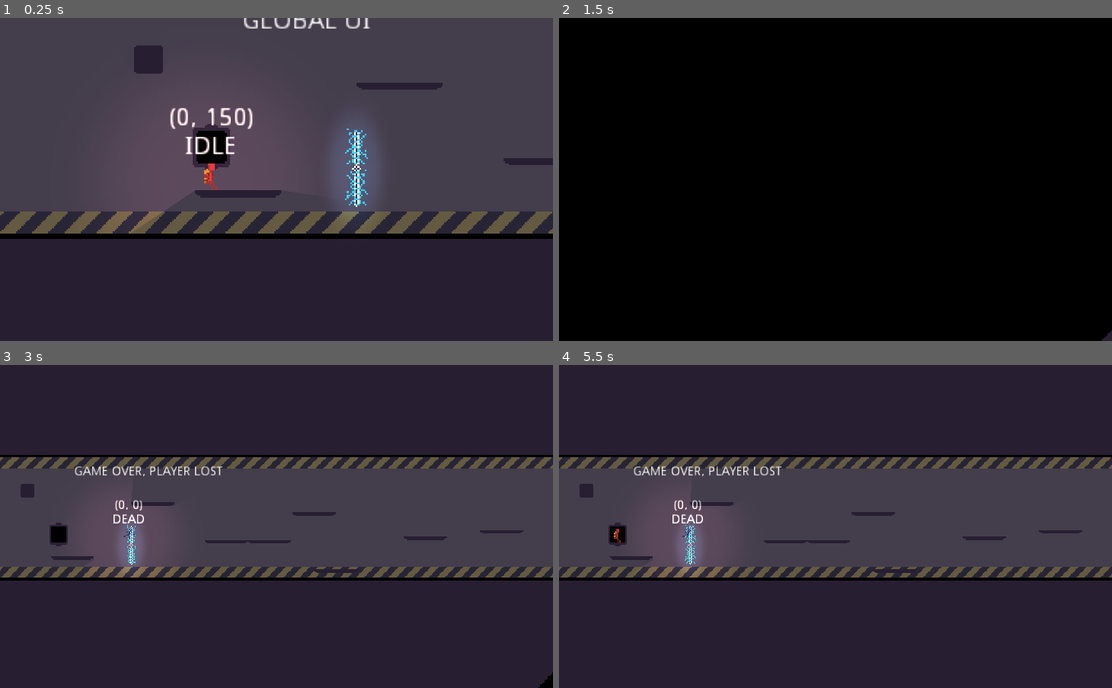
Above: before the commit, frames 1-4 (two rows, left to right).
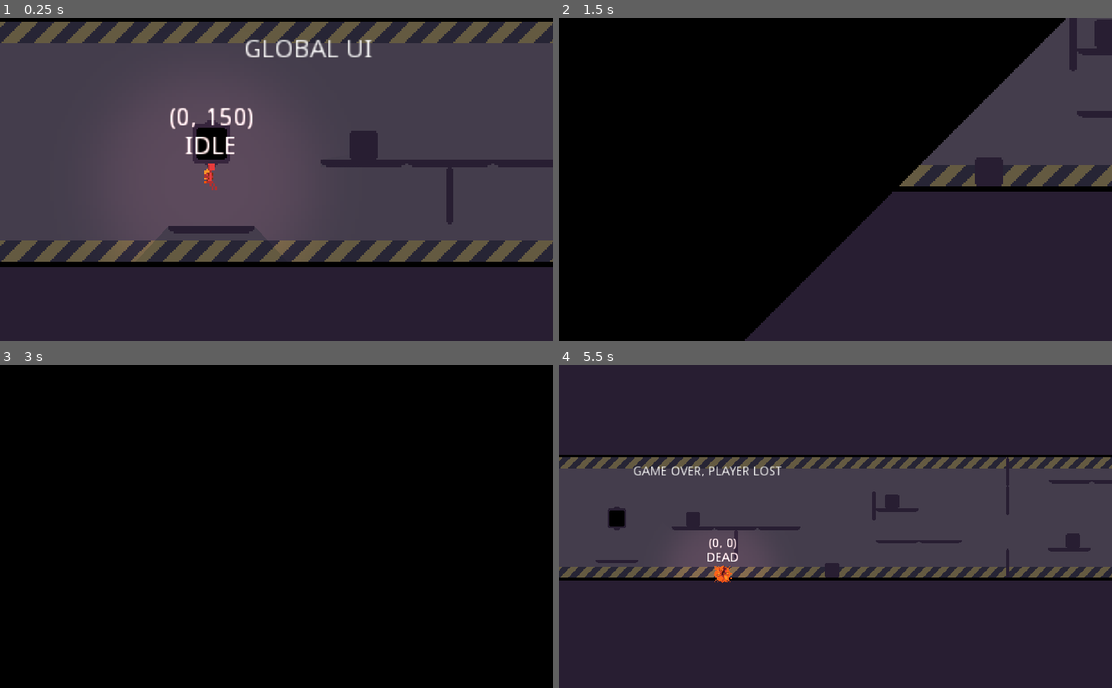
Above: after the commit, the same moments.

Repository: Wes-Ray/Jetpack-Jaywalker
Game: Godot game, scene res://Level.tscn
The game is run twice, just before and just after one commit, with the same random seed, the same clock (stepped at 60 frames per second) and the same inputs. Before the commit the project starts from res://Main.tscn.
Inputs (mouse positions are in pixels of both pictures, inside the frame that each line leads up to):
- Up to frame 1 (0.25 s): no input
- Up to frame 2 (1.5 s): move the mouse to (957, 163) at 0.52 s; hold D (move_right) from 0.53 s (still down); click (957, 163) at 0.6 s; tap Space (move_jump) at 0.77 s; move the mouse to (724, 195) at 1.27 s; click (724, 195) at 1.35 s
- Up to frame 3 (3 s): tap Space (move_jump) at 1.52 s; move the mouse to (331, 455) at 2.02 s; release D (move_right) at 2.03 s; hold A (move_left) 2.03-2.78 s; click (331, 455) at 2.1 s; tap Enter at 2.75 s; move the mouse to (248, 591) at 2.77 s; hold D (move_right) from 2.78 s (still down); click (248, 591) at 2.85 s
- Up to frame 4 (5.5 s): tap Space (move_jump) at 3.02, 3.77, 4.52 s; move the mouse to (1001, 574) at 3.52 s; click (1001, 574) at 3.6 s; move the mouse to (669, 478) at 4.27 s; release D (move_right) at 4.28 s; hold A (move_left) 4.28-5.03 s; click (669, 478) at 4.35 s; move the mouse to (863, 526) at 5.02 s; hold D (move_right) from 5.03 s (still down); click (863, 526) at 5.1 s

The runs differ from the first frame. In frame 1, 25% of the frame differs, in the area x 0-100%, y 0-78%; in frame 2, 37%; in frame 3, 98%, in the area x 0-100%, y 0-100%; in frame 4, 3.5%.

Commit message:
Update project.godot

Diff:
--- a/project.godot
+++ b/project.godot
@@ -11,7 +11,7 @@
 [application]
 
 config/name="Jetpack Jaywalker"
-run/main_scene="res://Main.tscn"
+run/main_scene="res://Level.tscn"
 config/icon="res://icon.png"
 
 [autoload]
